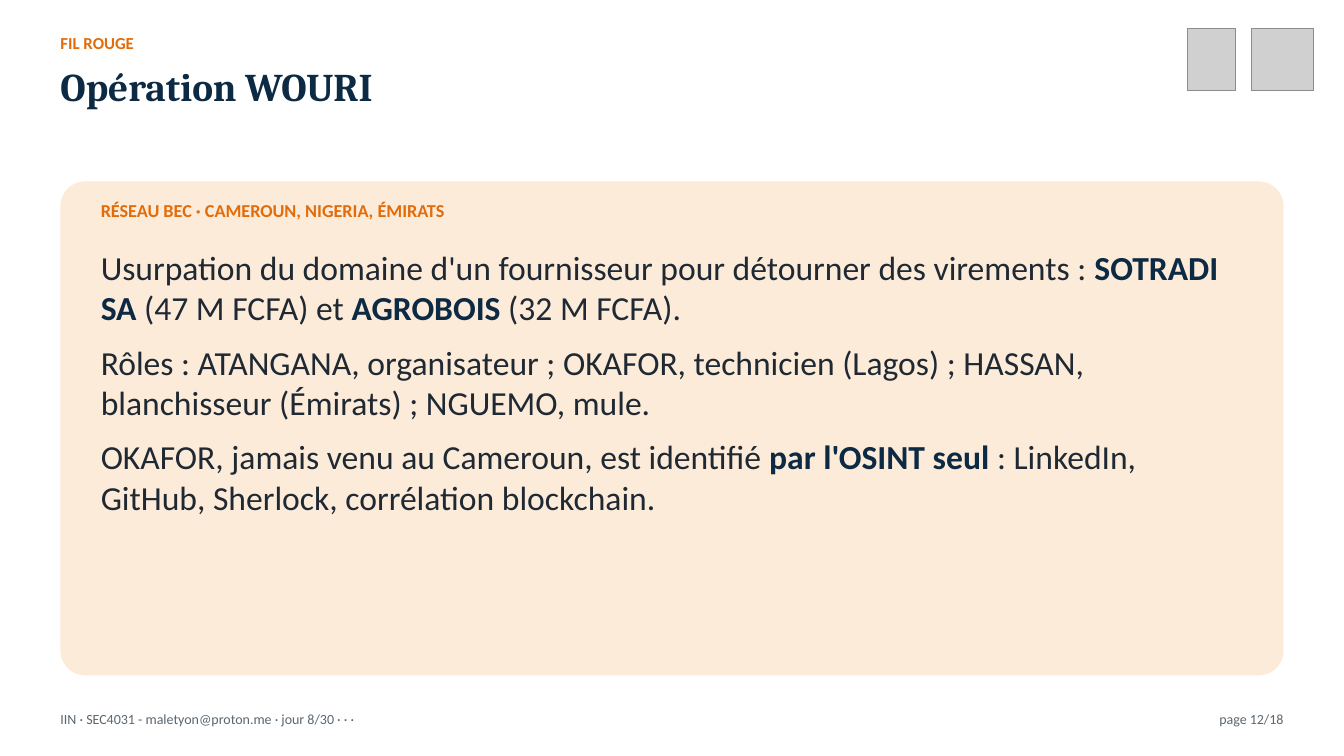
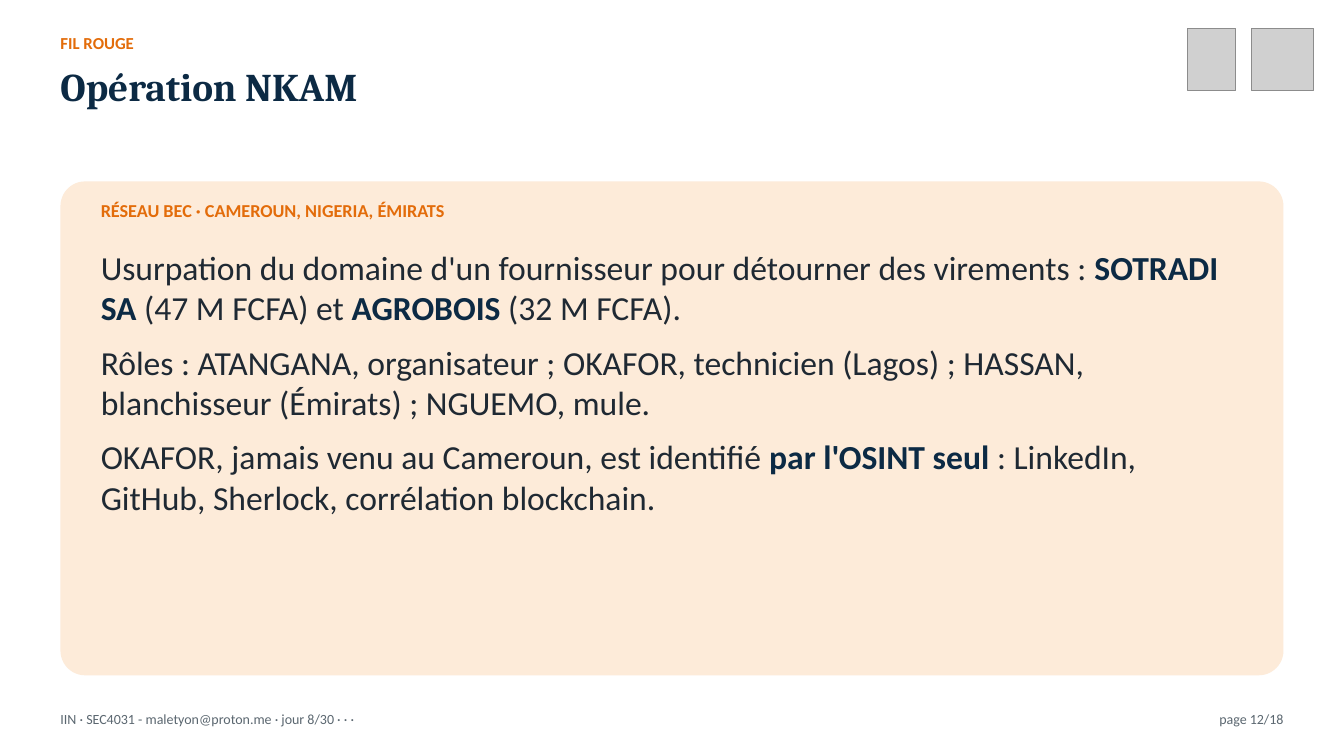
Before and after one commit to MaletYon/cours-iin, a slide deck: slide 12 of Présentation/IIN_J08.pptx. Drawn at 1344x756 pixels with LibreOffice and Linux fonts; fonts in the diff are those of the drawing; grey boxes stand for pictures. Boxes give left, top, right and bottom in pixels: in the first picture for what was removed or moved away, otherwise in the second. Text is boxed around its words. In the diff, an @@ line names an element or a change of style, - is before the commit and + after.

Commit message:
Cohérence des cas pratiques : noms et opérations sans homonyme d'un cours à l'autre (livre, fiches, présentations, NDAP SUKULU)

```diff
--- a/Présentation/IIN_J08.pptx
+++ b/Présentation/IIN_J08.pptx
@@ text at (60,73,357,110): text changed @@
-Opération WOURI
+Opération NKAM
```
Also in this commit, not shown: 4 other slides changed, 52 other files.
